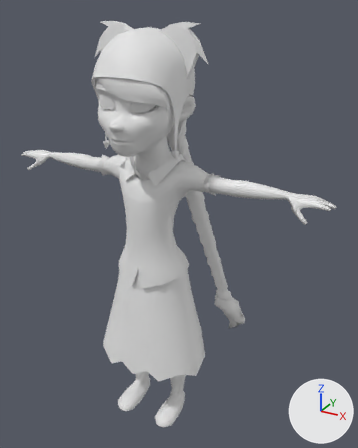
A saved change to the FBX model RavenHill/Assets/Animation/Luc_Animation 1.fbx.
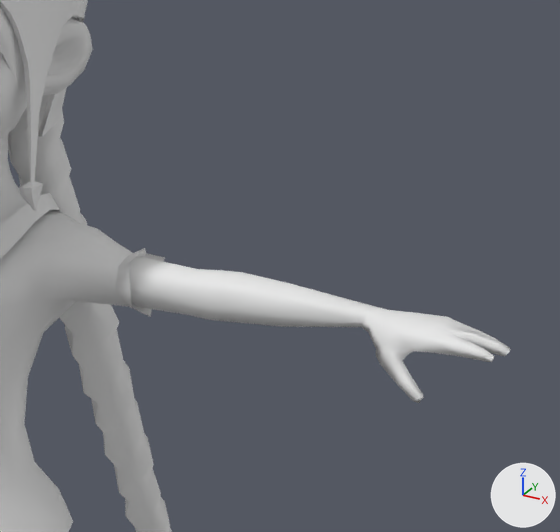
The first picture shows the older version from a 50 mm camera at (0.166, -0.266, 0.291) aimed at (0.01, 0.017, 0.149). The close-ups show both versions on the part from 46% to 99% of the width and 20% to 60% of the height of that picture; other places that the commit changed are outside them. The lights are fixed; the arrows at lower right show +X, +Y and +Z. Materials are left out; every surface is plain grey. Where no turn or scale is listed for an object, it has been applied to the vertices. Vertices at the same position are counted once.

Names of what the first close-up shows: 'Mesh_Arms01', 'Mesh_Braids01', 'Mesh_Cap01', 'Mesh_Front_Bang01', 'Mesh_Head01', 'Mesh_Shirt01', 'Mesh_Shirt_Collar01'.
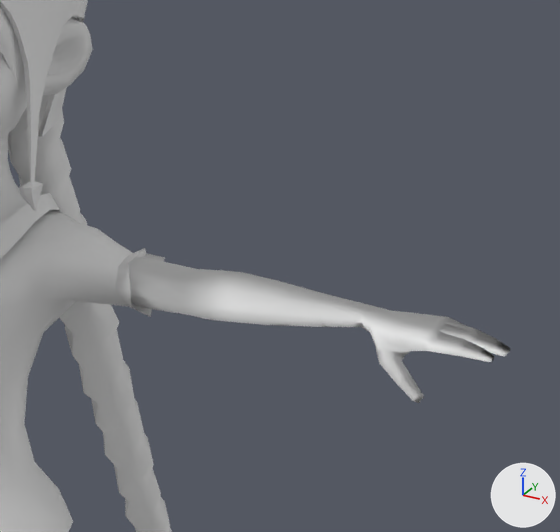
Where the newer file only moved an object's origin or applied its transform, the numbers keep the older frame.

Where the change shows, as pixel boxes (x1, y1, x2, y2) in the close-ups (560 x 532 px):
part 1 of me_mesh_021, built on
    before: (225, 272, 477, 384)
    after: (225, 272, 508, 400)

The change, as a diff of the scene's bpy script:
```diff
--- a/RavenHill/Assets/Animation/Luc_Animation 1.fbx.py
+++ b/RavenHill/Assets/Animation/Luc_Animation 1.fbx.py
@@ me_mesh_021 @@
 # used by ob_mesh_arms01; location = (0.0, 0.0, 0.0)
-me_mesh_021.from_pydata(...)  # 358 vertices, 352 faces; spans x -0.118..0.118, y -0.009..0.01, z 0.178..0.194
+me_mesh_021.from_pydata(...)  # 572 vertices, 566 faces; spans x -0.118..0.118, y -0.009..0.01, z 0.178..0.194
+# me_mesh_021 part 1: 3 vertices moved from x 0.095..0.097, y -0.004..-0.002, z 0.186..0.187 to x 0.094..0.097, y -0.004..-0.002, z 0.186..0.187; 13 vertices removed from x 0.074..0.105, y -0.005..0.007, z 0.185..0.193; 120 vertices added at x 0.071..0.116, y -0.008..0.01, z 0.18..0.193
```
